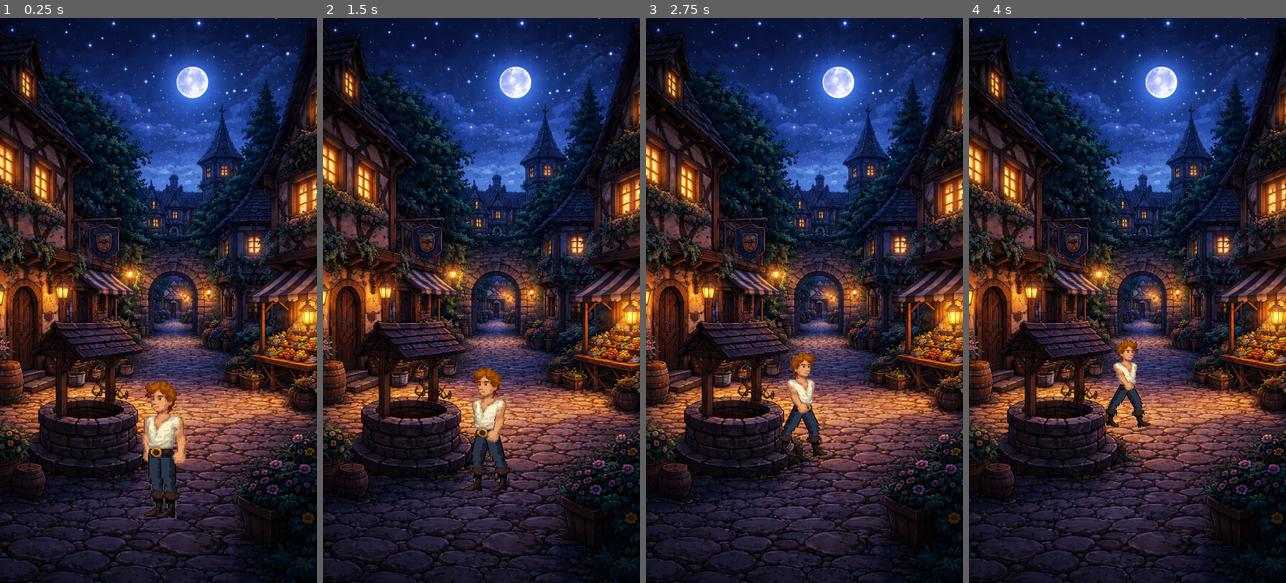
Above: before the commit, frames 1-4 (left to right).
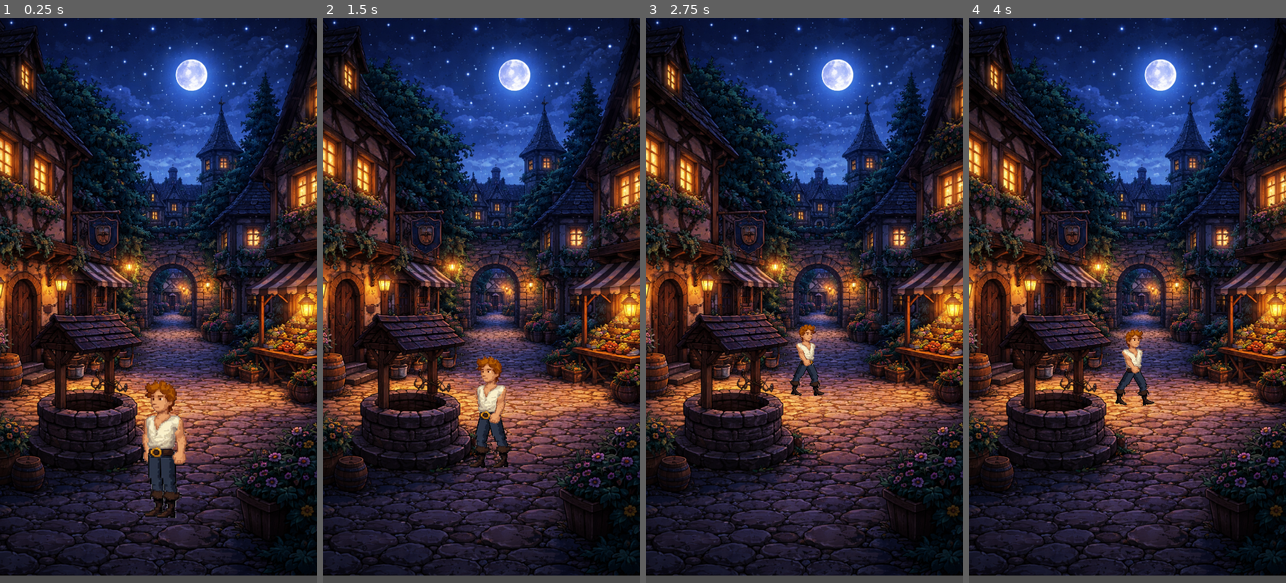
Above: after the commit, the same moments.

Repository: playkore/eve-run
Game: Godot game, scene res://scenes/main.tscn
The game is run twice, just before and just after one commit, with the same random seed, the same clock (stepped at 60 frames per second) and the same inputs.
Inputs (mouse positions are in pixels of both pictures, inside the frame that each line leads up to):
- Up to frame 1 (0.25 s): no input
- Up to frame 2 (1.5 s): tap Enter at 0.5 s; move the mouse to (551, 272) at 0.52 s; click (551, 272) at 0.67 s; move the mouse to (418, 328) at 1.27 s; click (418, 328) at 1.42 s
- Up to frame 3 (2.75 s): move the mouse to (836, 176) at 2.02 s; click (836, 176) at 2.17 s
- Up to frame 4 (4 s): move the mouse to (1111, 413) at 2.77 s; click (1111, 413) at 2.92 s; move the mouse to (1222, 385) at 3.52 s; click (1222, 385) at 3.67 s

The runs differ from the first frame. In frame 1, 46% of the frame differs, in the area x 0-100%, y 0-100%; in frame 2, 48%; in frame 3, 48%; in frame 4, 48%.

Commit message:
Remove girl spritesheet and scene; update boy movement parameters and main scene structure

Diff:
--- a/scenes/boy.tscn
+++ b/scenes/boy.tscn
@@ -382,5 +382,7 @@
 
 [node name="NavigationAgent2D" type="NavigationAgent2D" parent="."]
 path_desired_distance = 10.0
+target_desired_distance = 10.0
+max_speed = 10000.0
 avoidance_enabled = true
 radius = 30.0
--- a/scenes/girl.tscn
+++ /dev/null
@@ -1,3 +0,0 @@
-[gd_scene format=3 uid="uid://c0w86b0i4uekq"]
-
-[node name="Girl" type="Node2D"]
--- a/scenes/main.tscn
+++ b/scenes/main.tscn
@@ -5,32 +5,37 @@
 [ext_resource type="Texture2D" uid="uid://cgcayplnuf308" path="res://assets/scene001-background.png" id="3_bg"]
 
 [sub_resource type="NavigationPolygon" id="NavigationPolygon_main"]
-vertices = PackedVector2Array(54, 1824, 1026, 1824, 864, 1248, 648, 1056, 594, 1056, 486, 1056, 432, 1056, 216, 1248, 518.4, 1056, 561.6, 1056, 572.4, 960, 507.6, 960)
-polygons = Array[PackedInt32Array]([PackedInt32Array(0, 1, 2, 3, 4, 5, 6, 7), PackedInt32Array(8, 9, 10, 11)])
-outlines = Array[PackedVector2Array]([PackedVector2Array(54, 1824, 216, 1248, 432, 1056, 486, 1056, 507.6, 960, 518.4, 1056, 594, 1056, 648, 1056, 864, 1248, 1026, 1824), PackedVector2Array(518.4, 1056, 507.6, 960, 572.4, 960, 561.6, 1056)])
+vertices = PackedVector2Array(449.5078, 1289.2422, 811.96875, 1228, 889.35156, 1228, 1010.7031, 1297.3438, 808.3125, 1397.1484, 472.8828, 1429.4531, 693, 1559.2109, 778.46875, 1839.9219, -137.92188, 1835.0469, 112.97656, 1609.6172, 332.8828, 1531.2734, -136.07813, 1584.0703, 132.96875, 1514.6875, 691.6328, 1177.0469, 410.47656, 1230.6875, 422.71875, 1152.5078, 602.6172, 1028.5703, 707.8594, 1093.8594, 469.0078, 1025.4609, 492.67188, 989.0703, 540.03906, 969.77344, 589.9375, 989.5625)
+polygons = Array[PackedInt32Array]([PackedInt32Array(0, 1, 2, 3, 4, 5), PackedInt32Array(6, 7, 8, 9, 10), PackedInt32Array(8, 11, 9), PackedInt32Array(9, 12, 10), PackedInt32Array(6, 10, 5, 4), PackedInt32Array(13, 1, 0, 14, 15), PackedInt32Array(16, 17, 13, 15, 18, 19), PackedInt32Array(16, 19, 20, 21)])
+outlines = Array[PackedVector2Array]([PackedVector2Array(-148, 1845, -146, 1573, 105.05347, 1598.7463, 125, 1504, 330, 1521, 462, 1425, 440, 1293, 400, 1233, 413, 1150, 460, 1021, 486, 981, 540, 959, 598, 982, 611, 1022, 719, 1089, 703, 1171, 814, 1218, 892, 1218, 1032, 1298, 815, 1405, 704, 1561, 792, 1850)])
 
-[sub_resource type="CircleShape2D" id="CircleShape2D_well"]
-radius = 86.4
+[sub_resource type="CapsuleShape2D" id="CapsuleShape2D_sugp2"]
+radius = 79.0
+height = 400.0
 
 [node name="Main" type="Node2D"]
 script = ExtResource("1_ytvwh")
 
 [node name="Background" type="Sprite2D" parent="."]
 z_index = -10
-position = Vector2(540, 960)
+position = Vector2(537, 935)
 scale = Vector2(1.25, 1.25)
 texture = ExtResource("3_bg")
 
 [node name="NavigationRegion2D" type="NavigationRegion2D" parent="."]
+position = Vector2(48, 38)
 navigation_polygon = SubResource("NavigationPolygon_main")
 
 [node name="Obstacles" type="Node2D" parent="."]
+visible = false
 
 [node name="StoneWell" type="StaticBody2D" parent="Obstacles"]
 position = Vector2(324, 1440)
 
 [node name="CollisionShape2D" type="CollisionShape2D" parent="Obstacles/StoneWell"]
-shape = SubResource("CircleShape2D_well")
+position = Vector2(-17, 29)
+rotation = 1.5707964
+shape = SubResource("CapsuleShape2D_sugp2")
 
 [node name="FruitStand" type="StaticBody2D" parent="Obstacles"]
 position = Vector2(810, 1248)
--- a/scripts/main.gd
+++ b/scripts/main.gd
@@ -1,6 +1,6 @@
 extends Node2D
 
-@export var move_speed := 1500.0
+@export var move_speed := 200.0
 
 # Scaling parameters based on the JSON specification
 const HORIZON_Y := 960.0  # 50% of 1920
Binary file removed: assets/girl-spritesheet.png
Not shown, removed: assets/girl-spritesheet.png.import
Not shown, added: source-img/isometric-back.xcf
Not shown, added: source-img/isometric-front.xcf
